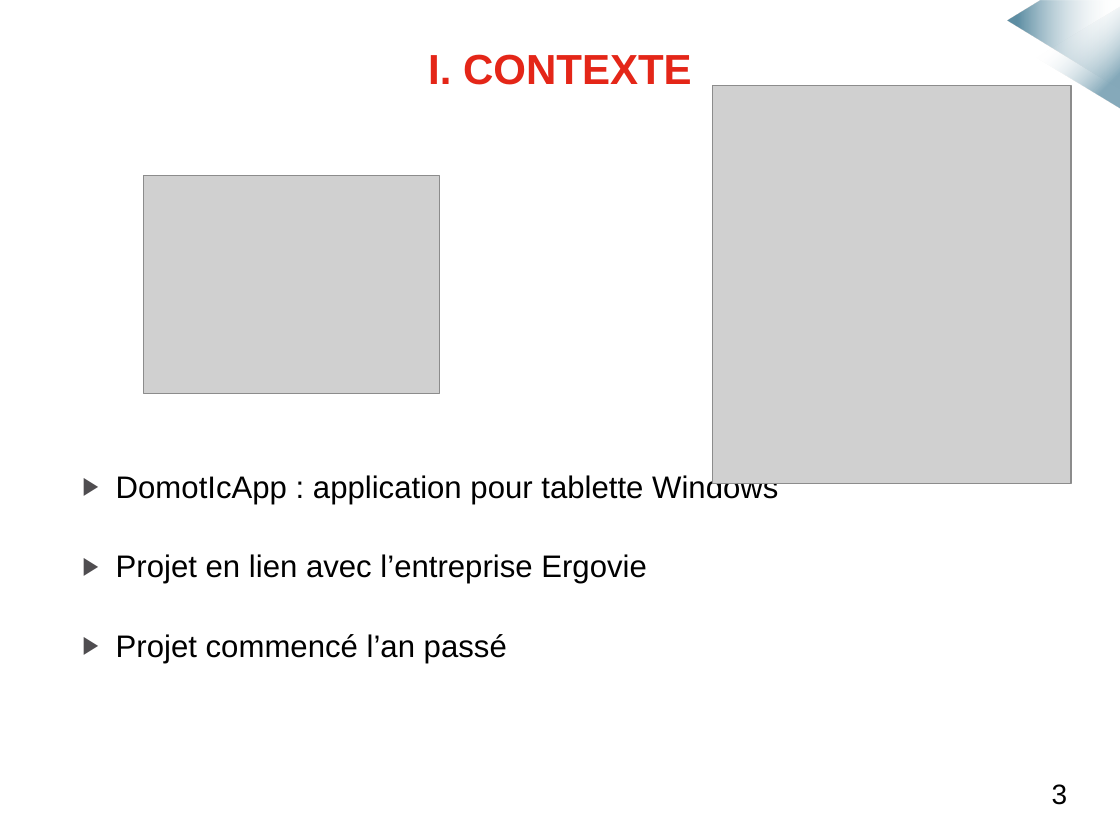
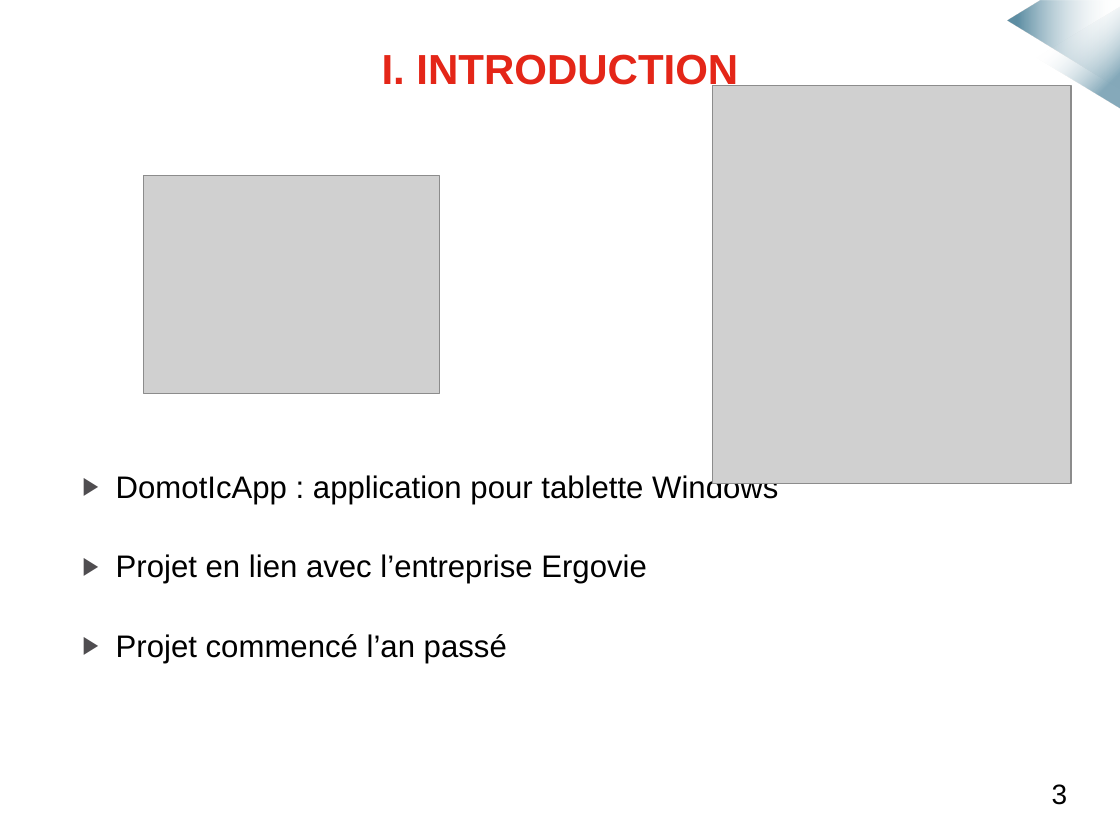
Before and after one commit to mmeven/EP_Domotique_Tablette, a slide deck: slide 3 of Rendu/Diapo_soutenance.pptx. Drawn at 1120x840 pixels with LibreOffice and Linux fonts; fonts in the diff are those of the drawing; grey boxes stand for pictures; background and template pictures are left out. Boxes give left, top, right and bottom in pixels: in the first picture for what was removed or moved away, otherwise in the second. Text is boxed around its words. In the diff, an @@ line names an element or a change of style, - is before the commit and + after.

```diff
--- a/Rendu/Diapo_soutenance.pptx
+++ b/Rendu/Diapo_soutenance.pptx
@@ title at <box>382,54,738,93</box>: text changed @@
-I. CONTEXTE
+I. INTRODUCTION
```
Also in this commit, not shown: 20 other slides changed, 1 slide added.
